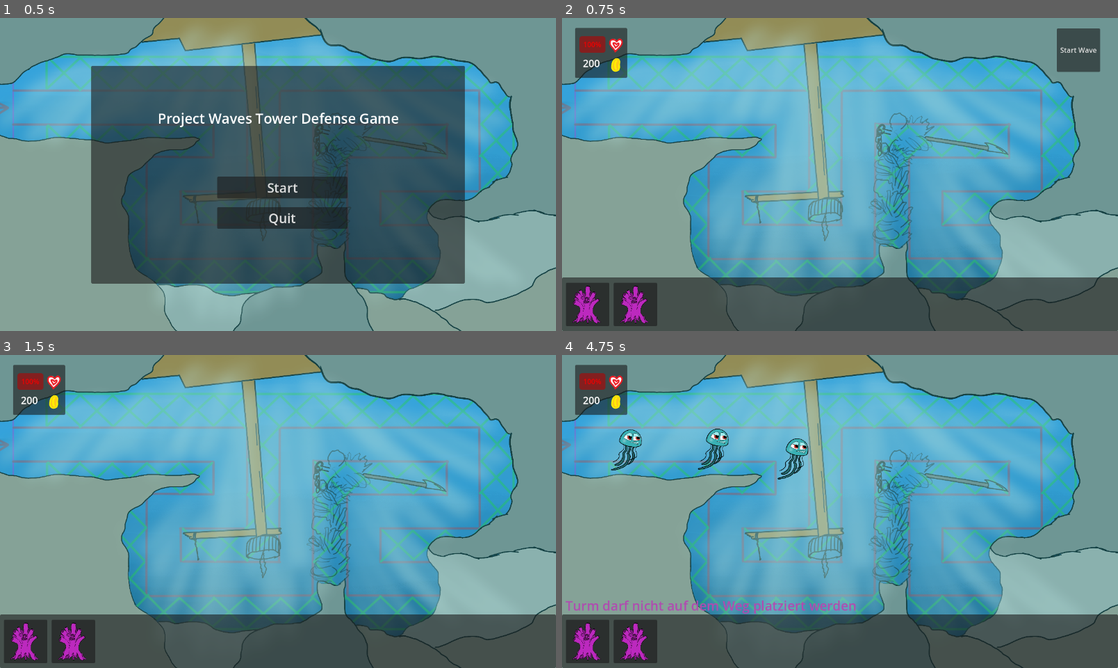
Above: before the commit, frames 1-4 (two rows, left to right).
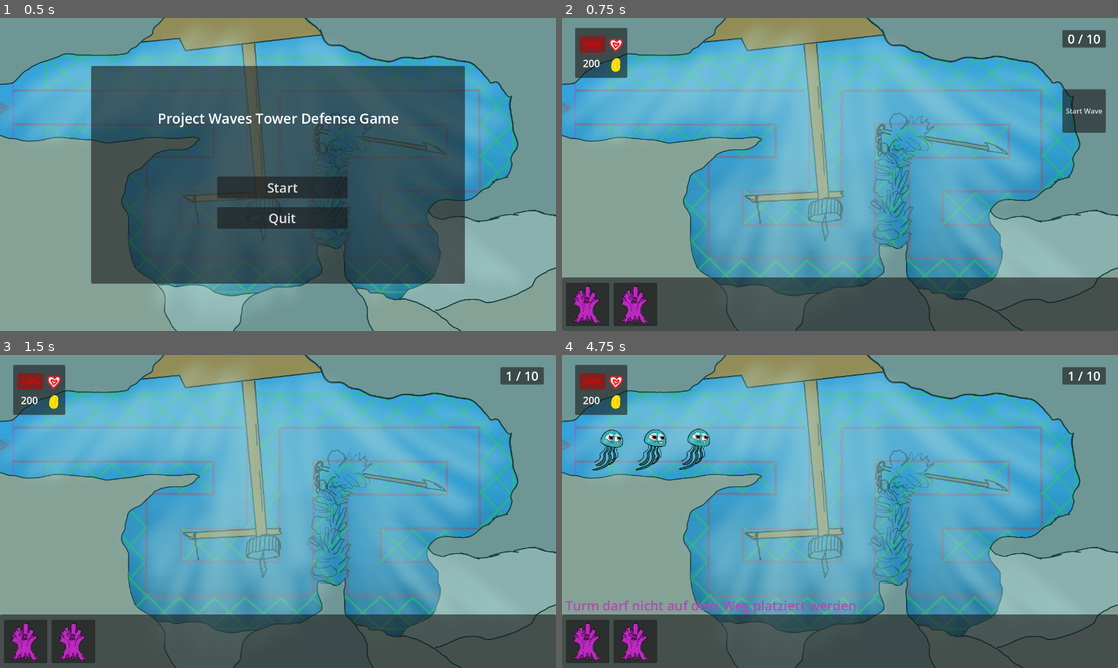
Above: after the commit, the same moments.

Repository: Pulvr/ProjectWaves
Game: Godot game, scene res://Scenes/main_menu.tscn
Two runs of this game, one before a commit and one after it. Both use one fixed random seed, a clock stepped at 60 frames per second and the inputs below.
Inputs (mouse positions are in pixels of both pictures, inside the frame that each line leads up to):
- Up to frame 1 (0.5 s): no input
- Up to frame 2 (0.75 s): click "Start" at 0.5 s
- Up to frame 3 (1.5 s): click "Start Wave" at 1.25 s
- Up to frame 4 (4.75 s): tap Enter at 2 s; drag from (589, 642) to (895, 442) at 2.02 s; drag from (634, 642) to (812, 574) at 2.77 s; move the mouse to (895, 442) at 3.52 s; click (895, 442) at 3.67 s; drag from (812, 574) to (673, 464) at 4.27 s

Frame 1 is identical in both runs. In frame 2, 1.9% of the frame differs, in the area x 89-98%, y 3-37%; in frame 3, 0.4%; in frame 4, 2.3%, in the area x 5-98%, y 3-40%.

Commit message:
fixed currentAim Bug
Towers now always figure out where the current goal is, not only when a body enters the area.

Diff:
--- a/Scenes/Mob.tscn
+++ b/Scenes/Mob.tscn
@@ -8,6 +8,7 @@
 
 [node name="Mob" type="CharacterBody2D"]
 script = ExtResource("1_ypt7p")
+speed = 100
 metadata/_edit_vertical_guides_ = [32.0, -32.0]
 metadata/_edit_horizontal_guides_ = [-32.0, 32.0]
 
--- a/Scenes/UI/Coral_Tower_Panel.gd
+++ b/Scenes/UI/Coral_Tower_Panel.gd
@@ -60,7 +60,7 @@
 
 				#die position ist da, wo die maus gerade ist und die Tower Range wird ausgeblendet
 				tempTower.global_position = event.global_position
-				tempTower.get_node("Area").hide()
+				#tempTower.get_node("Area").hide()
 				mainScene.spend_money(tower_cost)
 			elif currTile == Vector2i(3,3):
 				#Fehler Text setzen
--- a/Scenes/main.tscn
+++ b/Scenes/main.tscn
@@ -26,10 +26,10 @@
 [node name="SpawnTimer" type="Timer" parent="PathSpawner"]
 
 [node name="StartWaveButton" type="Button" parent="PathSpawner"]
-offset_left = 1064.0
-offset_top = -182.0
-offset_right = 1164.0
-offset_bottom = -82.0
+offset_left = 1077.0
+offset_top = -42.0
+offset_right = 1177.0
+offset_bottom = 58.0
 text = "Start Wave"
 
 [node name="Towers" type="Node2D" parent="."]
@@ -62,6 +62,21 @@
 scale = Vector2(0.671875, 0.696966)
 texture = ExtResource("5_ome6y")
 
+[node name="Panel" type="Panel" parent="UI"]
+layout_mode = 0
+offset_left = 1122.0
+offset_top = 5.0
+offset_right = 1222.0
+offset_bottom = 45.0
+
+[node name="Wave" type="Label" parent="UI/Panel"]
+layout_mode = 0
+offset_right = 100.0
+offset_bottom = 40.0
+theme_override_font_sizes/font_size = 29
+text = "0 / 10"
+horizontal_alignment = 1
+
 [node name="Money" type="Label" parent="UI"]
 layout_mode = 0
 offset_left = 10.0
--- a/Scripts/PathSpawner.gd
+++ b/Scripts/PathSpawner.gd
@@ -4,10 +4,13 @@
 
 @onready var spawnTimer = $SpawnTimer
 @onready var startButton = $StartWaveButton
+@onready var waveLabel = $"../UI/Panel/Wave"
 
-var enemyCounter=0
+var enemyCounter = 0
 var tempPath
-var timerStopped =false
+var timerStopped = true
+var waveCounter = 0
+
 
 #Wenn der verknüpfter Timer abläuft, wird der tempPath "instanced"
 #Und dann als child zum Scene_tree hinzugefügt
@@ -16,20 +19,28 @@
 	tempPath = path.instantiate()
 	add_child(tempPath)
 	enemyCounter+=1
-	print(self.get_child_count())
+	#print(self.get_child_count())
 
 
 func _process(delta):
-	if enemyCounter == 10 and timerStopped==false :
+	#wenn genug gegner gespawned sind und auf dem "Path" nur noch 2 Childs sind (Spawntimer und startbutton)
+	if enemyCounter == 10 and self.get_child_count()==2:
+		enemyCounter = 0		#gegner count zurücksetzen
+		timerStopped = true		#Der timer ist gestopped!
+
+	#Sind genug gegner gespawned und der Timer läuft nicht mehr, spawntimer stop
+	if enemyCounter == 10 and timerStopped==false:
 		spawnTimer.stop()
-		enemyCounter = 0
-		timerStopped = true
+
+	#Sind gerade keine Gegner auf dem Path und der Timer ist stopped, kann die nächste wave gestartet werden.
+	if enemyCounter == 0 and timerStopped == true:
 		startButton.show()
-		#print("10 gegner gespawned")
 
 
 
 func _on_start_wave_button_pressed():
-	spawnTimer.start()
+	spawnTimer.start()		#Gegner Spawn starten
 	timerStopped = false
-	startButton.hide()
+	waveCounter+=1			#Welle erhöhen und Label updaten
+	waveLabel.set_text(str(waveCounter) + " / 10")
+	startButton.hide()		#WellenStart Button verstecken
--- a/Scripts/coral_tower.gd
+++ b/Scripts/coral_tower.gd
@@ -8,13 +8,18 @@
 var curr 				# aktuelles Ziel
 var justShot = true
 
-func _process(delta):
+func _physics_process(delta):
 	#Kugeln die nicht mehr gebraucht werden löschen
 	if !is_instance_valid(curr):
 		for i in get_node("BulletContainer").get_child_count():
 			get_node("BulletContainer").get_child(i).queue_free()
-	#Logic for shooting
-	if justShot == false and !currTargets.is_empty():
+
+	currTargets = clean(currTargets)
+	update_current_target()
+
+
+	if is_instance_valid(curr) and justShot == false:
+		#print(currTargets)
 		var tempBullet  = Bullet.instantiate()
 		tempBullet.pathName = pathName
 		tempBullet.bulletDamage = bulletDamage
@@ -24,29 +29,44 @@
 
 # Logik zum füllen des Ziel-Arrays
 func _on_tower_body_entered(body):
+	update_current_targets(body)
+
+func _on_tower_body_exited(body):
+	update_current_targets(body)
+
+func update_current_targets(body):
+
 	if "Mob" in body.name:
 		var tempArray = []
 		currTargets = get_node("Tower").get_overlapping_bodies()
+		print(currTargets)
 
 		for i in currTargets:
 			if "Mob" in i.name:
 				tempArray.append(i)
-		var currTarget = null
-
-		for i in tempArray:
-			if currTarget == null:
-				currTarget = i.get_node("../")
-			else:
-				if i.get_parent().get_progress() > currTarget.get_progress():
-					currTarget = i.get_node("../")
-
-		curr = currTarget
-		pathName = currTarget.get_parent().name
+		currTargets = tempArray
 
 
-func _on_tower_body_exited(body):
-	currTargets = get_node("Tower").get_overlapping_bodies()
+func update_current_target():
 
+	var currTarget = null
+	if !currTargets.is_empty():
+		for i in currTargets:
+			if (currTarget == null ):
+				currTarget = i.get_node("../")
+				print(currTarget)
+			#elif i.get_parent().get_progress() > currTarget.get_progress():
+			#	currTarget = i.get_node("../")
+			if is_instance_valid(currTarget):
+				curr = currTarget
+				pathName = currTarget.get_parent().name
+
+func clean(dirty_array: Array) -> Array:
+	var clean_array := []
+	for item in dirty_array:
+		if item!=null or is_instance_valid(item):
+			clean_array.append(item)
+	return clean_array
 
 func _on_cooldown_timer_timeout():
 	#timer von 1 sekunde im tower, damit der tower nicht auf alle mobs gleichzeitig schießt beim platzieren
--- a/Scripts/projectile_Coral_Tower.gd
+++ b/Scripts/projectile_Coral_Tower.gd
@@ -8,7 +8,7 @@
 func _physics_process(delta):
 	var pathSpawnerNode = get_tree().get_root().get_node("Main/PathSpawner")
 	for i in pathSpawnerNode.get_child_count():
-		if pathSpawnerNode.get_child(i).name ==pathName:
+		if pathSpawnerNode.get_child(i).name == pathName:
 			target = pathSpawnerNode.get_child(i).get_child(0).get_child(0).global_position
 
 	if (target!=null):
@@ -21,5 +21,4 @@
 func _on_area_2d_body_entered(body):
 	if "Mob" in body.name:
 		body.health -= bulletDamage
-		print (body.health)
 		queue_free()
